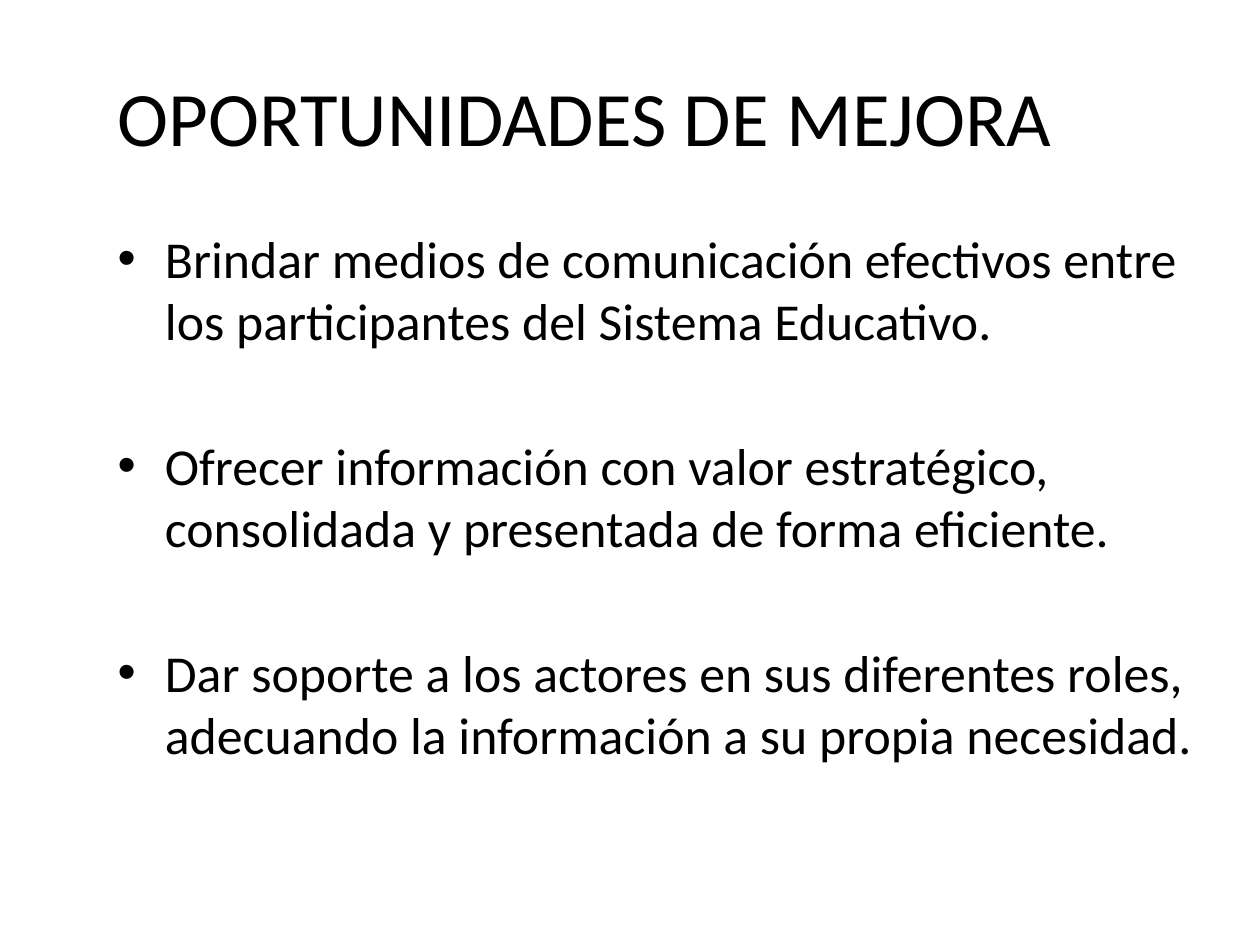
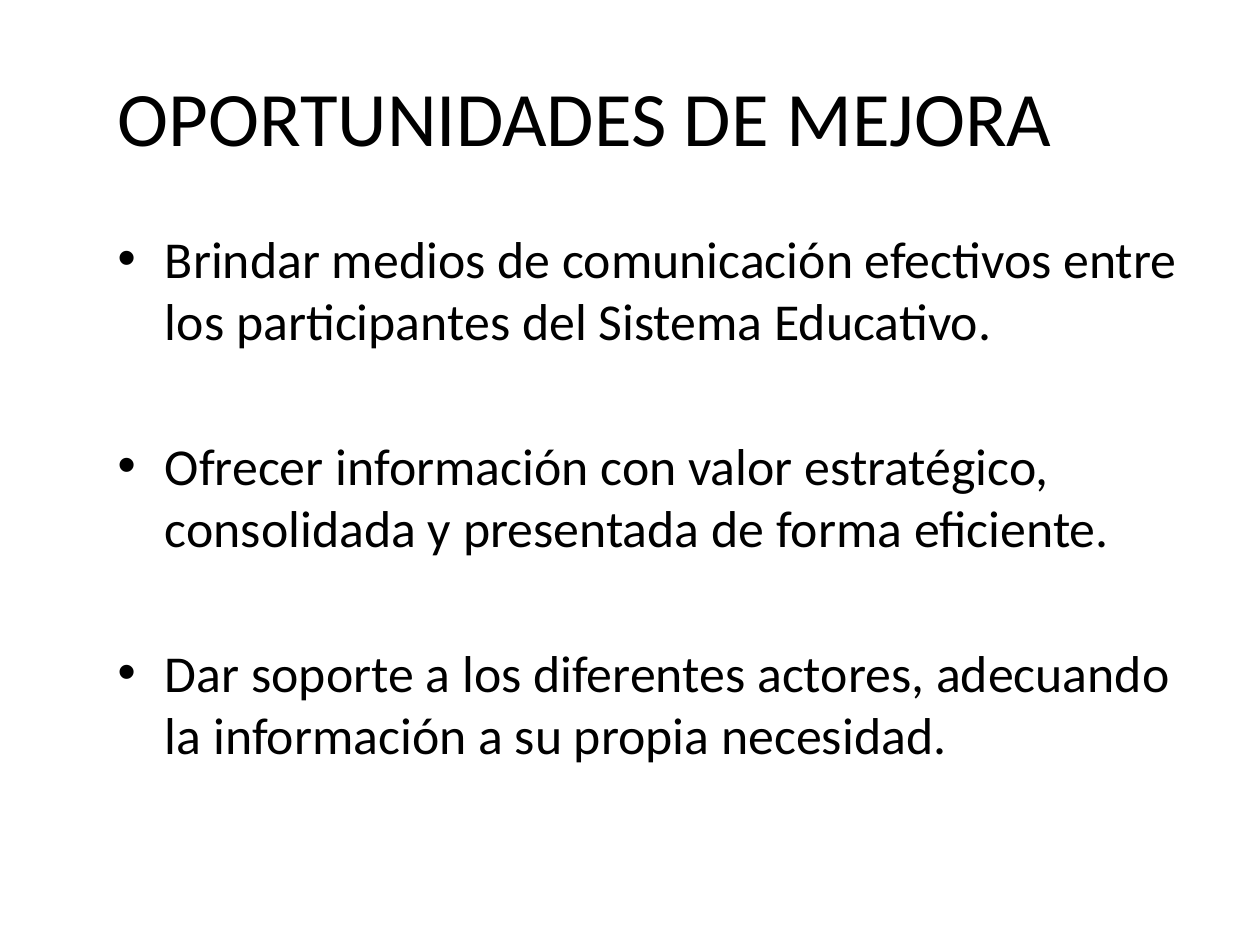
Before and after one commit to martinherr3/blpm, a slide deck: slide 7 of Docs/01-Relevamiento Inicial/Presentacion/PrimeraExposicion - Resumida.pptx. Drawn at 1260x945 pixels with LibreOffice and Linux fonts; fonts in the diff are those of the drawing; background and template pictures are left out. Boxes give left, top, right and bottom in pixels: in the first picture for what was removed or moved away, otherwise in the second. Text is boxed around its words. In the diff, an @@ line names an element or a change of style, - is before the commit and + after.

```diff
--- a/Docs/01-Relevamiento Inicial/Presentacion/PrimeraExposicion - Resumida.pptx
+++ b/Docs/01-Relevamiento Inicial/Presentacion/PrimeraExposicion - Resumida.pptx
@@ text at (165,656,1169,763): text changed @@
-• Dar soporte a los actores en sus diferentes roles, adecuando la información a su propia necesidad.
+• Dar soporte a los diferentes actores, adecuando la información a su propia necesidad.
```
Also in this commit, not shown: 6 other slides changed, 6 slides added, 1 slide removed.
